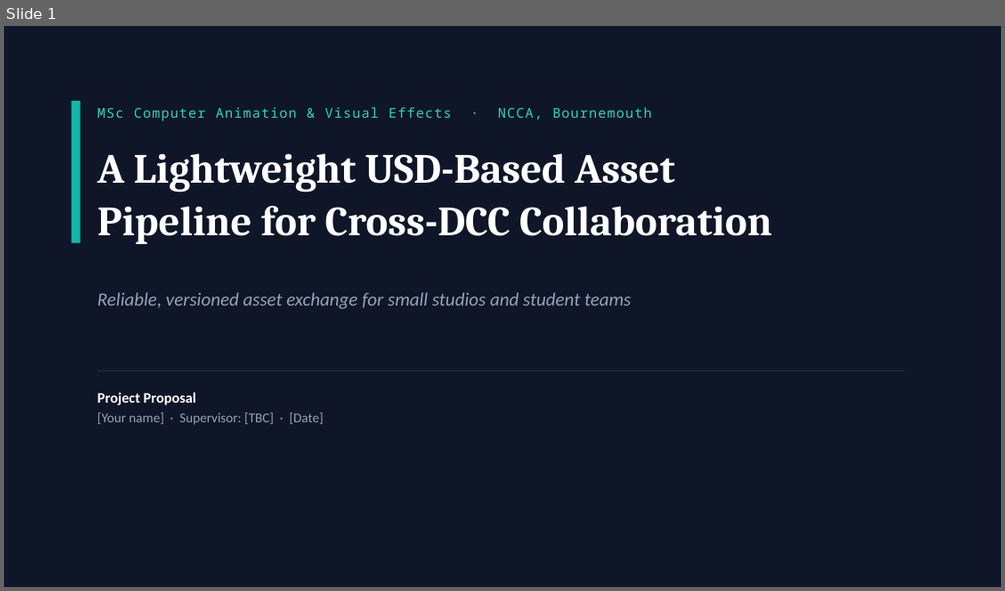
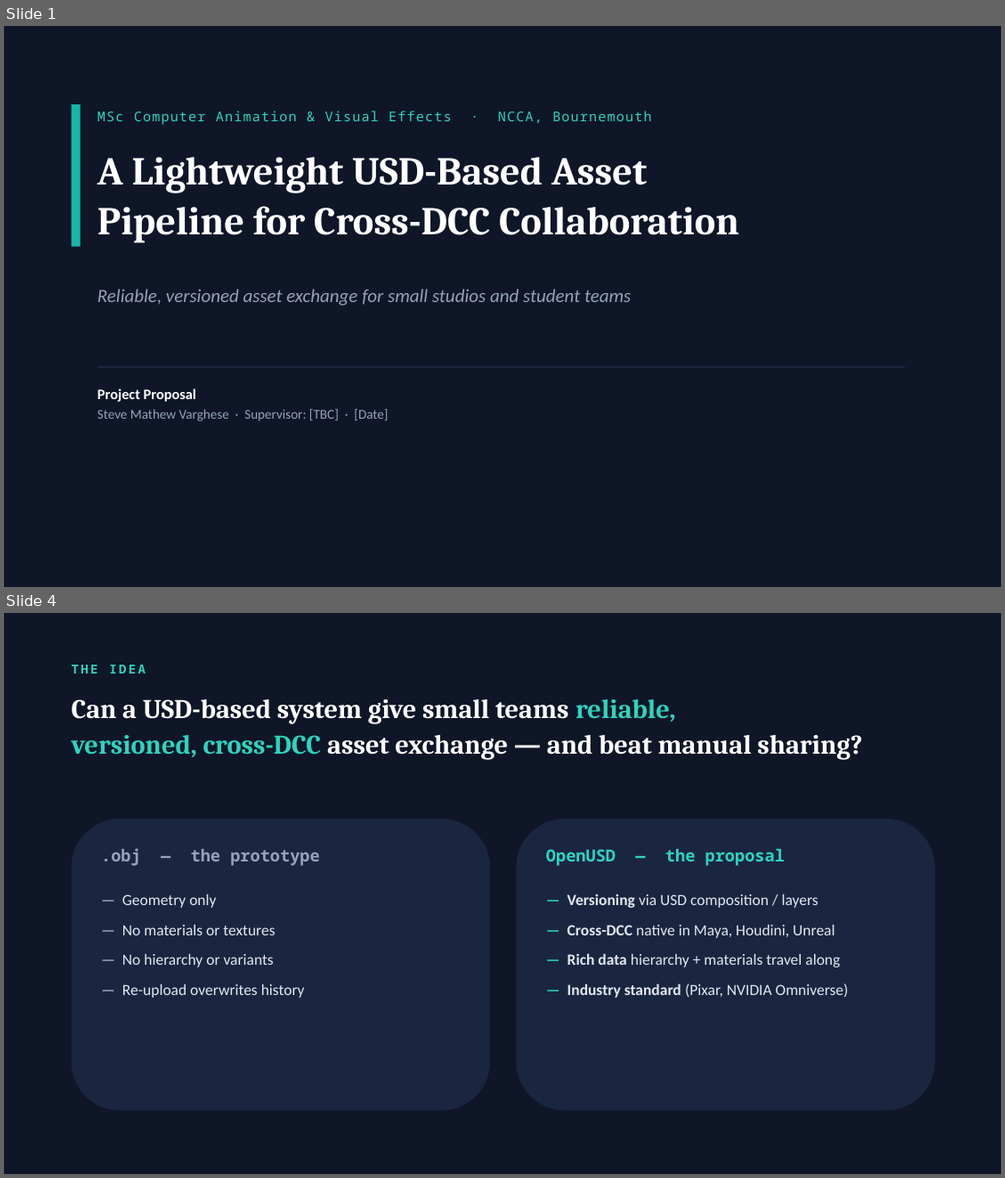
Before and after one commit to steve-mathew-v/usd-asset-pipeline, a slide deck: docs/MSc_Proposal.pptx. Shown one above the other, each under a label of ours: slide 1 before the commit, slides 1 and 4 after it; the slides between them are not shown. The pictures are 1005x591 and 1005x1178 pixels, drawn with LibreOffice and Linux fonts; fonts in the diff are those of the drawing. Boxes give left, top, right and bottom in pixels: in the first picture for what was removed or moved away, otherwise in the second. Text is boxed around its words. In the diff, an @@ line names an element or a change of style, - is before the commit and + after.

```diff
--- a/docs/MSc_Proposal.pptx
+++ b/docs/MSc_Proposal.pptx
@@ slide 4 added at bbox=[4, 613, 1001, 1174], background #FFFFFF @@
@@ rectangle added at bbox=[4, 613, 1001, 1174], fill #0E1628 @@
@@ text added at bbox=[72, 665, 146, 674], 12 pt, text #2DD4BF, bold @@
+THE IDEA
@@ text added at bbox=[72, 699, 862, 760], 26 pt, text #FFFFFF, bold @@
+Can a USD-based system give small teams reliable,
+versioned, cross-DCC asset exchange — and beat manual sharing?
@@ rounded rectangle added at bbox=[72, 819, 490, 1111], fill #1A2540 @@
@@ rounded rectangle added at bbox=[517, 819, 935, 1111], fill #1A2540 @@
@@ text added at bbox=[101, 848, 320, 866], 16 pt, text #94A3B8, bold @@
+.obj — the prototype
@@ text added at bbox=[546, 849, 785, 866], 16 pt, text #2DD4BF, bold @@
+OpenUSD — the proposal
@@ text added at bbox=[122, 894, 305, 997], 15 pt, text #E2E8F0 @@
+— Geometry only
+— No materials or textures
+— No hierarchy or variants
+— Re-upload overwrites history
@@ text added at bbox=[567, 894, 849, 997], 15 pt, text #E2E8F0 @@
+— Versioning via USD composition / layers
+— Cross-DCC native in Maya, Houdini, Unreal
+— Rich data hierarchy + materials travel along
+— Industry standard (Pixar, NVIDIA Omniverse)
@@ slide 1 changed as well @@
@@ rectangle: place and size @@
-rectangle at bbox=[72, 101, 81, 243]
+rectangle at bbox=[72, 104, 81, 247]
@@ text "MSc Computer Animation & Visual ...": place and size @@
-text "MSc Computer Animation & Visual ..." at bbox=[97, 107, 651, 121]
+text "MSc Computer Animation & Visual ..." at bbox=[97, 111, 651, 125]
@@ text "A Lightweight USD-Based Asset" at bbox=[97, 157, 739, 243]: size 40 to 38 pt @@
@@ text "Reliable, versioned asset exchange for ...": place and size @@
-text "Reliable, versioned asset exchange for ..." at bbox=[97, 292, 631, 309]
+text "Reliable, versioned asset exchange for ..." at bbox=[97, 289, 631, 305]
@@ rectangle: place and size @@
-rectangle at bbox=[97, 370, 905, 371]
+rectangle at bbox=[97, 366, 905, 368]
@@ text at bbox=[97, 409, 388, 421]: text changed @@
-[Your name] · Supervisor: [TBC] · [Date]
+Steve Mathew Varghese · Supervisor: [TBC] · [Date]
```
Also in this commit, not shown: 1 other slide changed, 4 other slides added, 8 slides removed, 27 other files.
